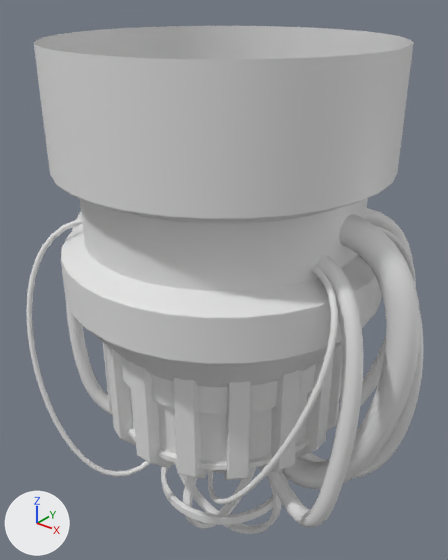
Renders of the FBX model Jam GMTK 2020/Assets/Models/Reactor.fbx from each side of a commit.
Both versions are drawn from a 50 mm lens placed at (6.46, -8.07, 13.57), pointed at (-0.27, 0.35, 8.36). The axes (+X, +Y, +Z) are drawn at lower left. The lights are the same throughout.

In view in the first picture: 'Circle Inner', 'Circle Middle', 'Circle Outer', 'Reactor'.
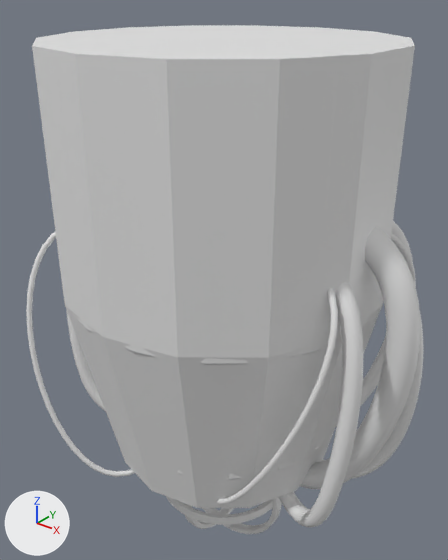
Where the newer file only moved an object's origin or applied its transform, the numbers keep the older frame.

What differs and where, as boxes (x1, y1, x2, y2) in the pictures (448 x 560 px):
'Reactor_COL', added
    after: (32, 25, 415, 508)
'Reactor', unchanged, covered by the edit
    before: (26, 26, 424, 528)
    after: (26, 50, 424, 528)

What the commit changed:
Mesh me_cylinder_010 is new.
It has 42 vertices, 30 faces and spans x -2.84..2.84, y -2.91..2.91, z 5.04..12.75.
Object 'Reactor_COL' (ob_reactor_col) is new; it shows me_cylinder_010.
Its location is (0.0, 0.0, 0.0).
